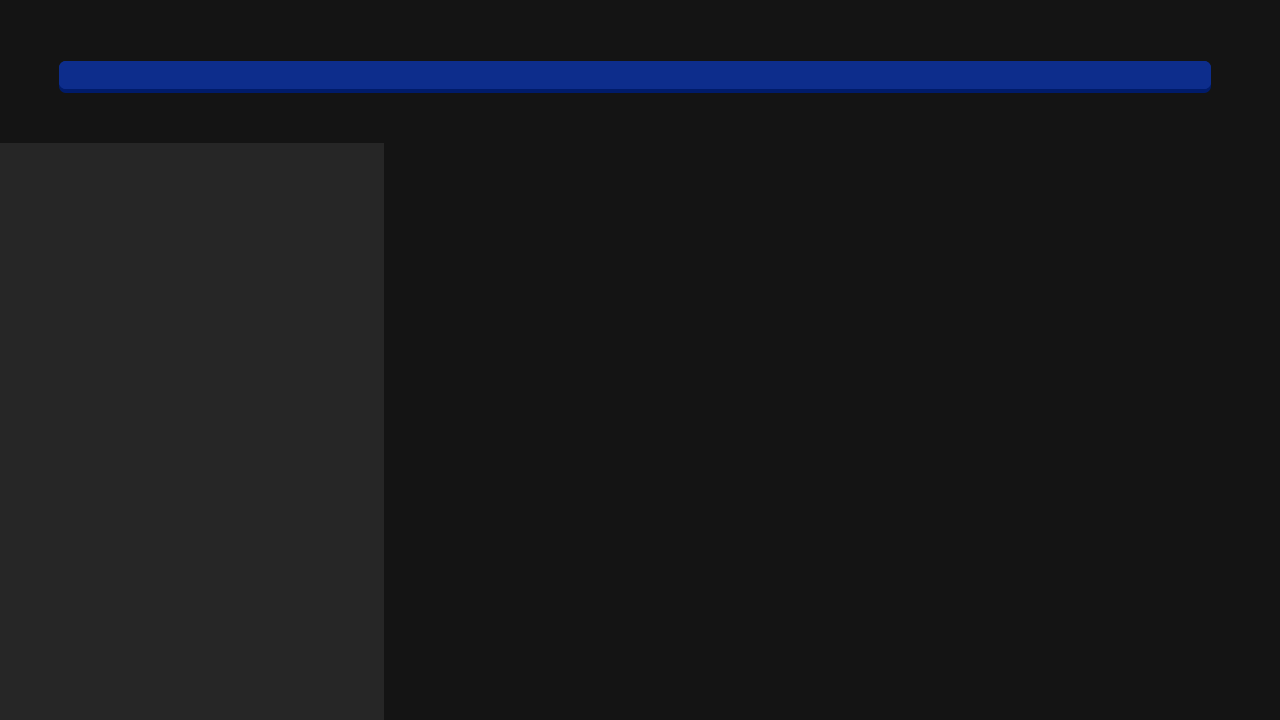
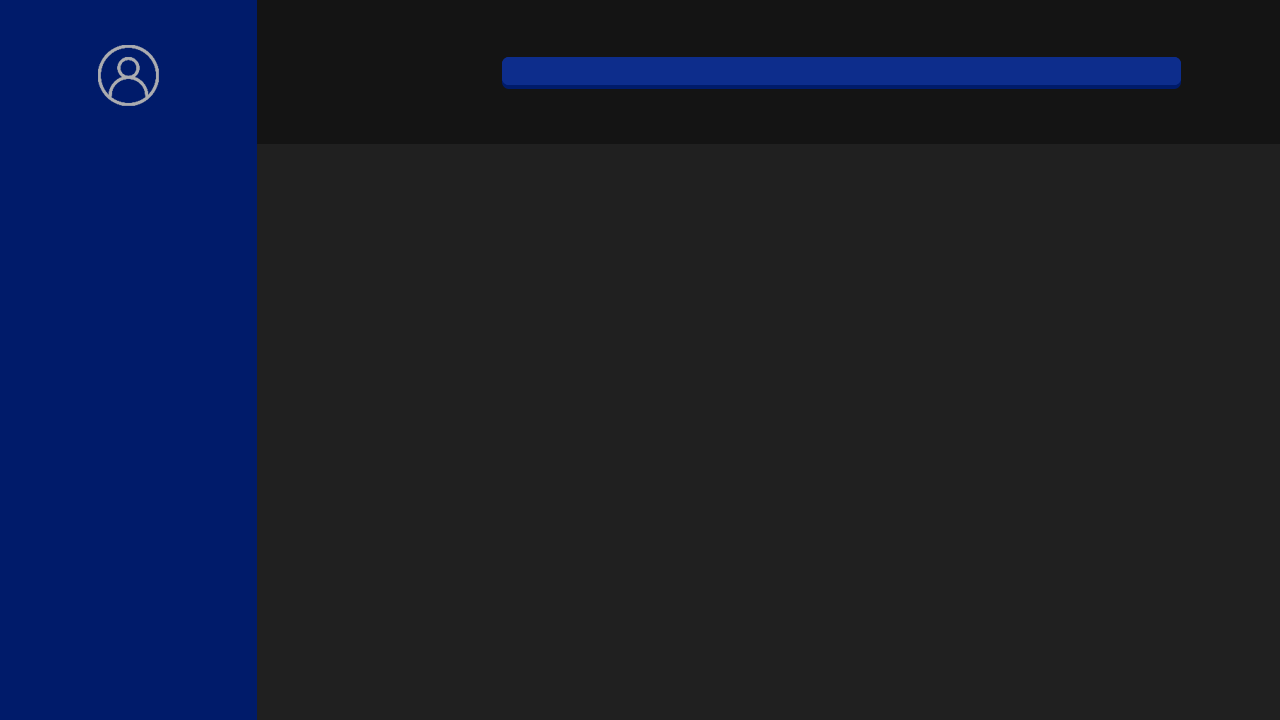
Layered file, before and after one edit (1280 × 720). Changes by layer:
added layer "0c3b3adb1a7530892e55ef36d3be6cb8" above "Layer 1" over [98, 45, 159, 106]
moved "Layer 1" above "Rectangle 1 copy 2", painted on it over [0, 0, 1280, 720]
painted on "Rectangle 1 copy 2" over [59, 57, 1211, 89]
painted on "Rectangle 1" over [59, 57, 1211, 89]
painted on "Rectangle 1 copy" over [59, 61, 1211, 93]
